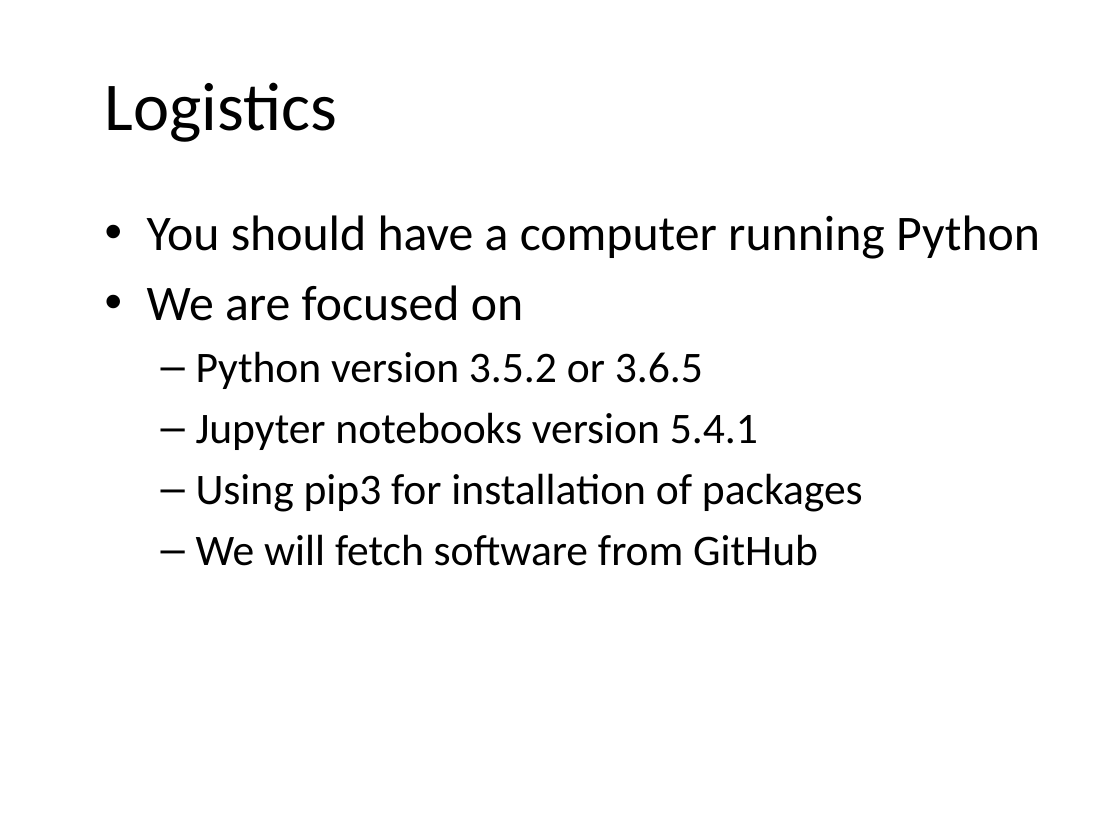
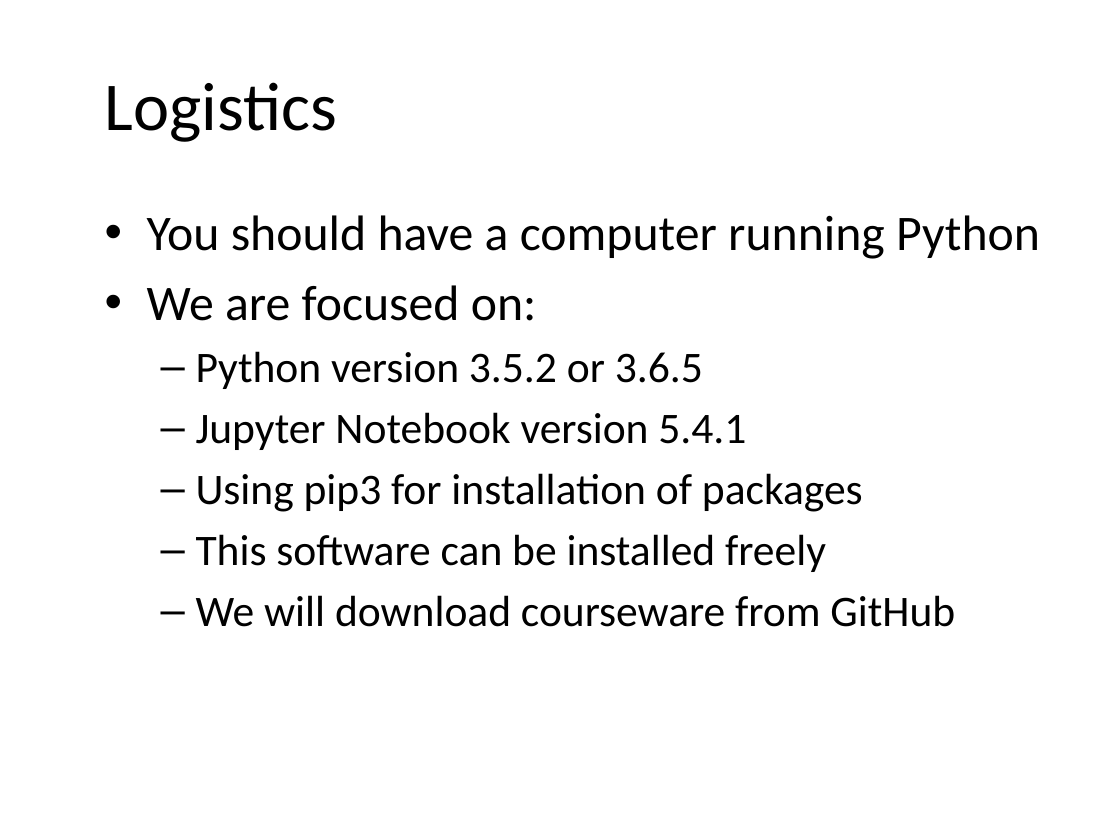
Before and after one commit to JeffRisberg/PythonNotebooksForAI, a slide deck: slide 6 of Documents/10-Introduction.pptx. Drawn at 1120x840 pixels with LibreOffice and Linux fonts; fonts in the diff are those of the drawing; background and template pictures are left out. Boxes give left, top, right and bottom in pixels: in the first picture for what was removed or moved away, otherwise in the second. Text is boxed around its words. In the diff, an @@ line names an element or a change of style, - is before the commit and + after.

```diff
--- a/Documents/10-Introduction.pptx
+++ b/Documents/10-Introduction.pptx
@@ text at (147,285,537,321): text changed @@
-• We are focused on
+• We are focused on:
@@ text at (196,412,746,450): text changed @@
-  – Jupyter notebooks version 5.4.1
+  – Jupyter Notebook version 5.4.1
@@ text at (196,534,955,627): text changed @@
-  – We will fetch software from GitHub
+  – This software can be installed freely
+  – We will download courseware from GitHub
```
Also in this commit, not shown: 11 other slides changed, 5 other files.
